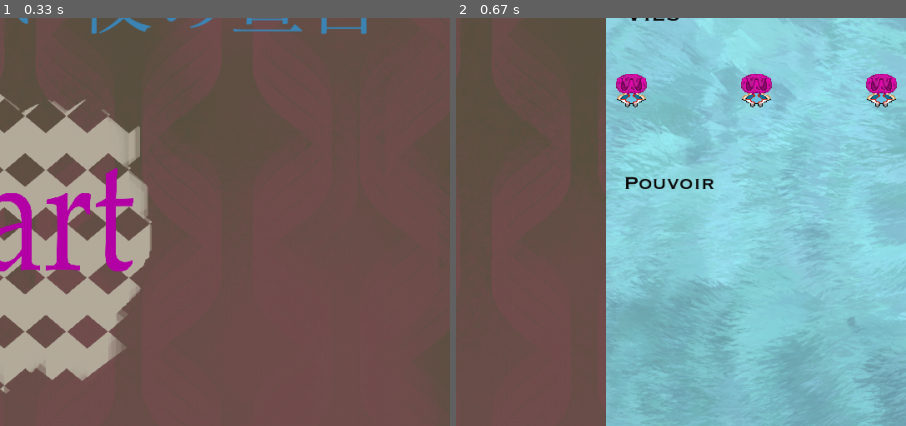
Above: before the commit, frames 1-2 (left to right).
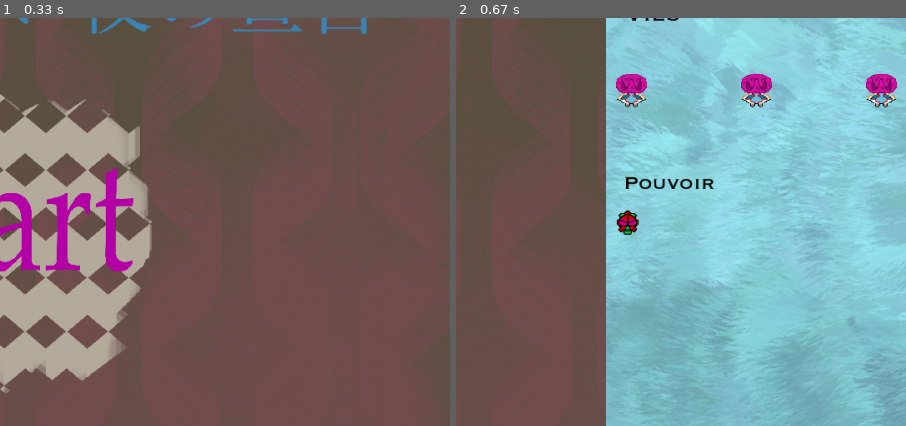
Above: after the commit, the same moments.

Repository: sukaizer/Sweet-Night-Declaration
Game: pygame game, started from main.py
Two runs of this game, one before a commit and one after it. Both use one fixed random seed, a clock stepped at 60 frames per second and the inputs below.
Inputs (mouse positions are % of the whole screen's width and height, from its top left):
- Up to frame 1 (0.33 s): no input
- Up to frame 2 (0.67 s): click (50, 70) at 0.38 s
The pictures show only the part of the screen within x 50-100%, y 43-93%; the shares and areas given below are measured in that part.

Frame 1 is identical in both runs. In frame 2, 0.2% of the frame differs, in the area x 35-41%, y 47-54%.

Commit message:
affichage bombe

Diff:
--- a/statistiques.py
+++ b/statistiques.py
@@ -19,9 +19,21 @@
         self.lp_rect2.y = self.game.height / 2
         self.lp_rect3.y = self.game.height / 2
 
+        self.bomb = pygame.image.load('assets/bomb.png').convert_alpha()
+        self.bomb1 = self.bomb.get_rect()
+        self.bomb2 = self.bomb.get_rect()
+        self.bomb3 = self.bomb.get_rect()
+        self.bomb1.x = self.game.real_width + 10
+        self.bomb2.x = self.game.real_width + (self.game.width - self.game.real_width) / 2 - self.lp_rect2.width / 2
+        self.bomb3.x = self.game.width - (10 + self.lp_rect3.width)
+        self.bomb1.y = 2 * self.game.height / 3
+        self.bomb2.y = 2 * self.game.height / 3
+        self.bomb3.y = 2 * self.game.height / 3
+
     def stat_menu(self, screen):
         screen.blit(self.stats, (self.game.real_width, 0))
         self.life_points(screen)
+        self.bombs(screen)
 
     def life_points(self, screen):
         if self.player.health == 3:
@@ -33,3 +45,14 @@
             screen.blit(self.lp, self.lp_rect2)
         else:
             screen.blit(self.lp, self.lp_rect1)
+
+    def bombs(self, screen):
+        if self.player.nb_bomb == 3:
+            screen.blit(self.bomb, self.bomb1)
+            screen.blit(self.bomb, self.bomb2)
+            screen.blit(self.bomb, self.bomb3)
+        elif self.player.nb_bomb == 2:
+            screen.blit(self.bomb, self.bomb1)
+            screen.blit(self.bomb, self.bomb2)
+        else:
+            screen.blit(self.bomb, self.bomb1)
Binary file added: assets/bomb.png
